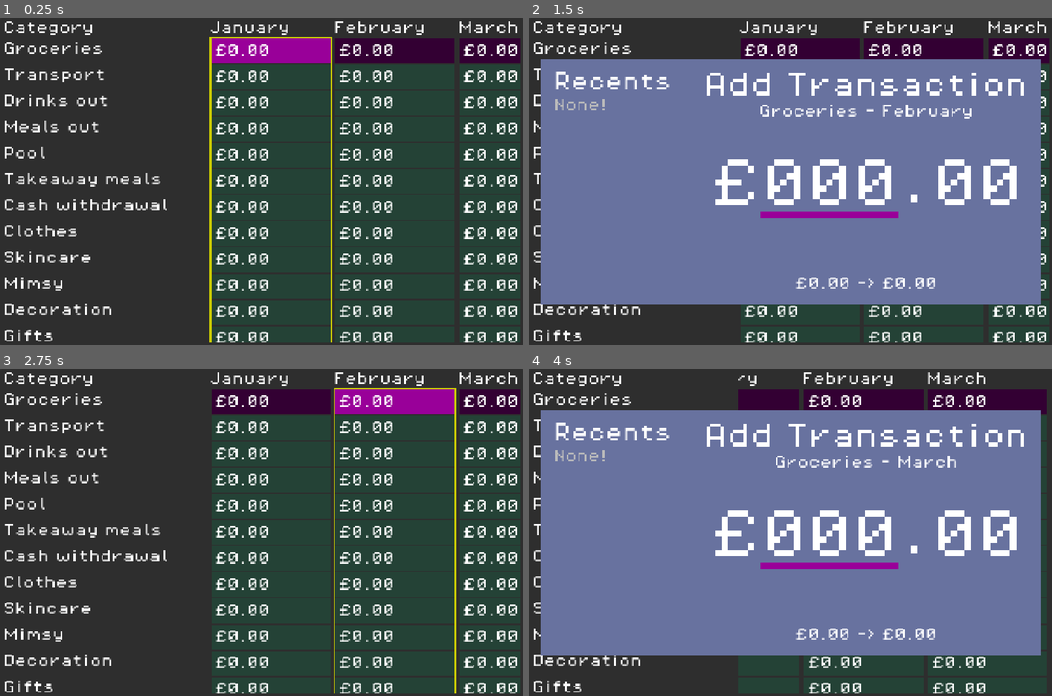
Above: before the commit, frames 1-4 (two rows, left to right).
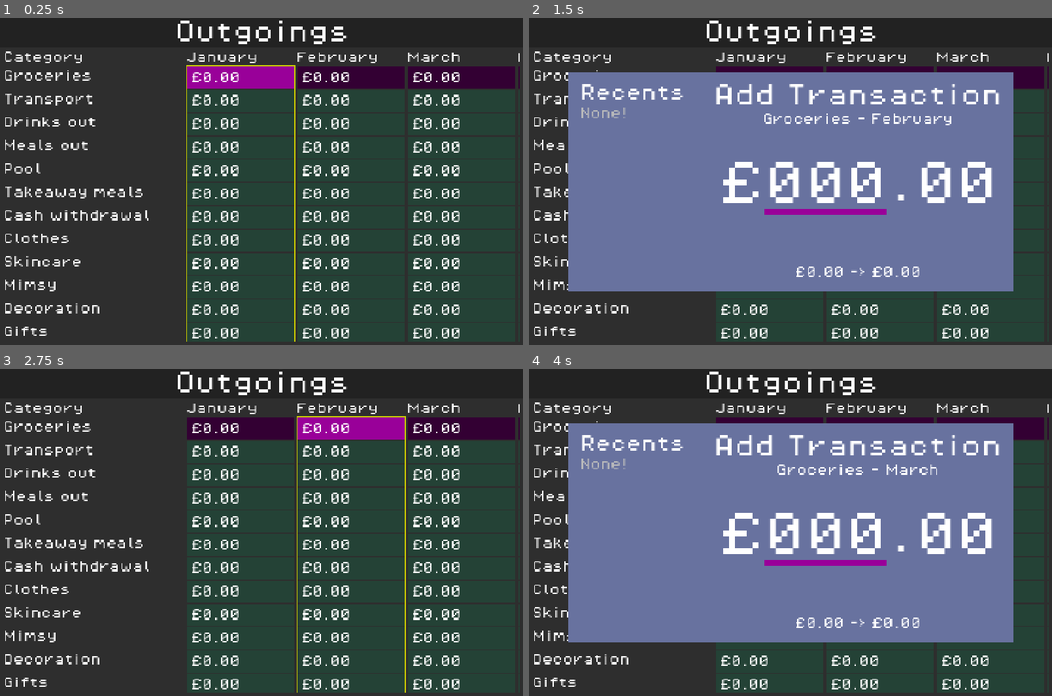
Above: after the commit, the same moments.

Repository: phrasmotica/budget-visualiser
Game: Godot game, scene res://scenes/ui/spreadsheet_ui/spreadsheet_ui.tscn
Two runs of this game, one before a commit and one after it. Both use one fixed random seed, a clock stepped at 60 frames per second and the inputs below.
Inputs (mouse positions are in pixels of both pictures, inside the frame that each line leads up to):
- Up to frame 1 (0.25 s): no input
- Up to frame 2 (1.5 s): tap Enter (ui_accept) at 0.5, 0.77, 1.25 s; move the mouse to (905, 165) at 0.52 s; hold Right (ui_right) 0.53-1.25 s; tap Shift (bulk_modifier) at 0.6 s; click (905, 165) at 0.67 s; drag from (685, 197) to (764, 246) at 1.27 s
- Up to frame 3 (2.75 s): tap Enter (ui_accept) at 2 s; move the mouse to (313, 460) at 2.02 s; hold Right (ui_right) from 2.03 s (still down); tap Ctrl at 2.1 s
- Up to frame 4 (4 s): release Right (ui_right) at 2.75 s; tap Enter (ui_accept) at 2.75, 3.5, 3.77 s; drag from (764, 597) to (633, 483) at 2.77 s; move the mouse to (947, 581) at 3.52 s; hold Left (ui_left) from 3.53 s (still down); tap Y at 3.6 s

The runs differ from the first frame. In frame 1, 24% of the frame differs, in the area x 0-100%, y 0-100%; in frame 2, 30%; in frame 3, 24%; in frame 4, 29%.

Commit message:
Add header label to spreadsheet UI

Diff:
--- a/project.godot
+++ b/project.godot
@@ -41,8 +41,8 @@
 
 [display]
 
-window/size/viewport_width=1280
-window/size/viewport_height=800
+window/size/viewport_width=1440
+window/size/viewport_height=900
 window/stretch/mode="canvas_items"
 
 [editor_plugins]
--- /dev/null
+++ b/scenes/ui/header_panel/header_panel.gd
@@ -0,0 +1,20 @@
+@tool
+class_name HeaderPanel
+extends PanelContainer
+
+@export
+var text := "":
+	set(value):
+		text = value
+
+		_refresh()
+
+@onready
+var label: Label = %Label
+
+func _ready() -> void:
+	_refresh()
+
+func _refresh() -> void:
+	if label:
+		label.text = text
--- /dev/null
+++ b/scenes/ui/header_panel/header_panel.tscn
@@ -0,0 +1,31 @@
+[gd_scene load_steps=4 format=3 uid="uid://dwbl2v27fp5gd"]
+
+[ext_resource type="Theme" uid="uid://c1ktlawkckrai" path="res://themes/theme_pixel.tres" id="1_78sy2"]
+[ext_resource type="Script" uid="uid://deylswhhhbcve" path="res://scenes/ui/header_panel/header_panel.gd" id="2_xaukj"]
+
+[sub_resource type="LabelSettings" id="LabelSettings_abri7"]
+font_size = 64
+
+[node name="HeaderPanel" type="PanelContainer"]
+offset_right = 600.0
+offset_bottom = 80.0
+theme = ExtResource("1_78sy2")
+script = ExtResource("2_xaukj")
+text = "<text>"
+
+[node name="MarginContainer" type="MarginContainer" parent="."]
+layout_mode = 2
+theme_override_constants/margin_top = 8
+theme_override_constants/margin_bottom = 8
+
+[node name="VBoxContainer" type="VBoxContainer" parent="MarginContainer"]
+layout_mode = 2
+theme_override_constants/separation = 0
+
+[node name="Label" type="Label" parent="MarginContainer/VBoxContainer"]
+unique_name_in_owner = true
+layout_mode = 2
+text = "<text>"
+label_settings = SubResource("LabelSettings_abri7")
+horizontal_alignment = 1
+vertical_alignment = 1
--- a/scenes/ui/spreadsheet_ui/spreadsheet_ui.tscn
+++ b/scenes/ui/spreadsheet_ui/spreadsheet_ui.tscn
@@ -1,21 +1,29 @@
-[gd_scene load_steps=6 format=3 uid="uid://bpgey7qxb48kd"]
+[gd_scene load_steps=7 format=3 uid="uid://bpgey7qxb48kd"]
 
 [ext_resource type="Theme" uid="uid://c1ktlawkckrai" path="res://themes/theme_pixel.tres" id="1_5jsgs"]
 [ext_resource type="Script" uid="uid://tw42pkh8j46o" path="res://scenes/ui/spreadsheet_ui/spreadsheet_ui.gd" id="2_ic03t"]
 [ext_resource type="PackedScene" uid="uid://cgrdp05co1rny" path="res://scenes/ui/year_grid/year_grid.tscn" id="2_wovv7"]
+[ext_resource type="PackedScene" uid="uid://dwbl2v27fp5gd" path="res://scenes/ui/header_panel/header_panel.tscn" id="3_qs3te"]
 [ext_resource type="PackedScene" uid="uid://dw7xjnqey7y0y" path="res://scenes/ui/amount_entry_modal/amount_entry_modal.tscn" id="4_ic03t"]
 [ext_resource type="PackedScene" uid="uid://se6hbk6dpl1j" path="res://scenes/ui/transaction_lister_modal/transaction_lister_modal.tscn" id="5_abri7"]
 
 [node name="SpreadsheetUI" type="PanelContainer"]
-offset_right = 1280.0
-offset_bottom = 800.0
+offset_right = 1440.0
+offset_bottom = 900.0
 theme = ExtResource("1_5jsgs")
 script = ExtResource("2_ic03t")
 
-[node name="YearGrid" parent="." instance=ExtResource("2_wovv7")]
+[node name="VBoxContainer" type="VBoxContainer" parent="."]
+layout_mode = 2
+
+[node name="HeaderPanel" parent="VBoxContainer" instance=ExtResource("3_qs3te")]
+layout_mode = 2
+text = "Outgoings"
+
+[node name="YearGrid" parent="VBoxContainer" instance=ExtResource("2_wovv7")]
 unique_name_in_owner = true
 layout_mode = 2
-size_flags_horizontal = 3
+size_flags_vertical = 3
 
 [node name="CanvasLayer" type="CanvasLayer" parent="."]
 
Not shown, added: scenes/ui/header_panel/header_panel.gd.uid
